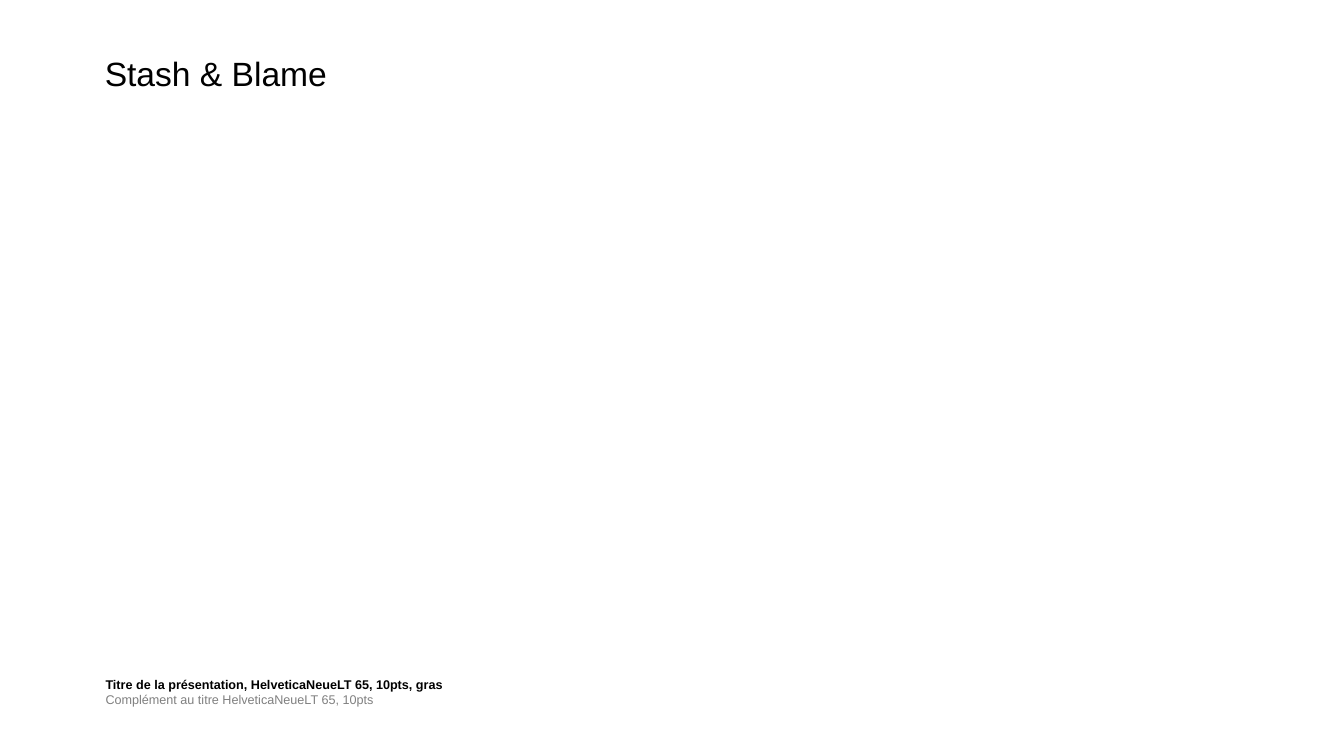
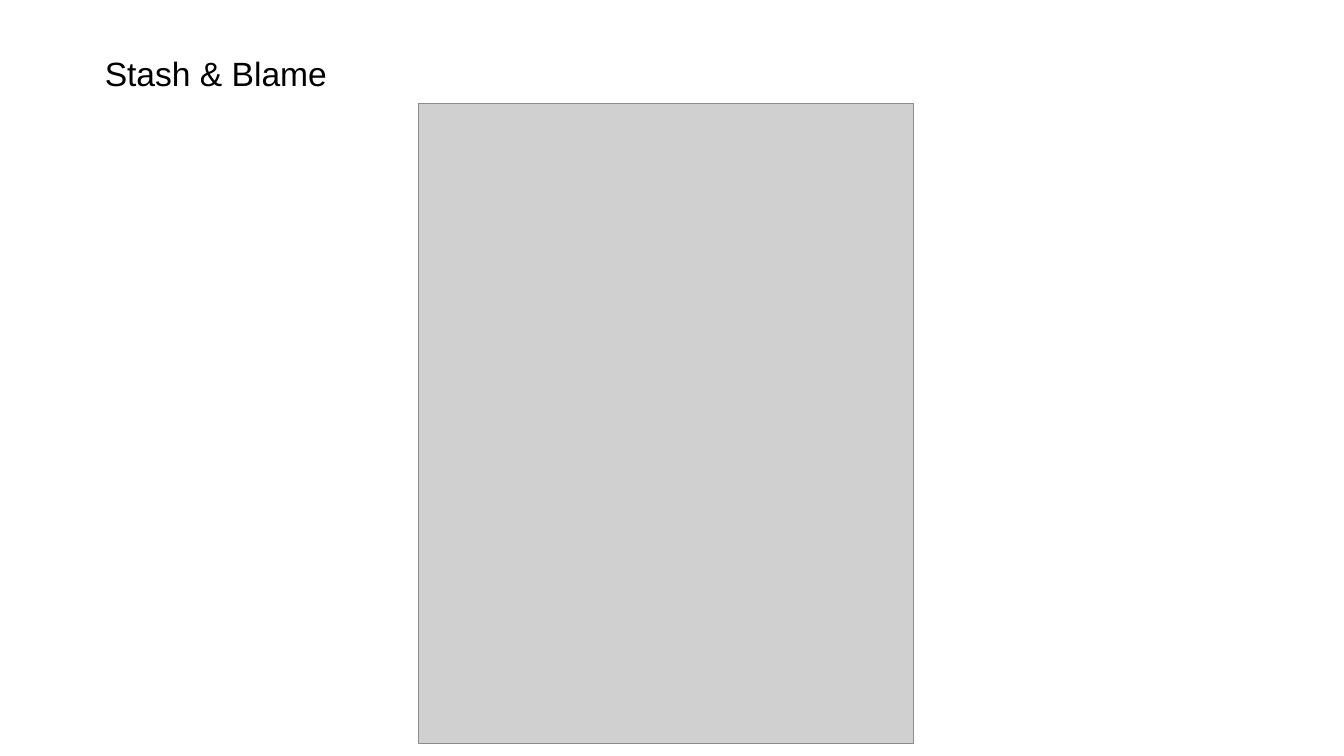
Before and after one commit to Xaviou1003/formation-git, a slide deck: slide 41 of Formation Git - basique.pptx. Drawn at 1344x756 pixels with LibreOffice and Linux fonts; fonts in the diff are those of the drawing; grey boxes stand for pictures; background and template pictures are left out. Boxes give left, top, right and bottom in pixels: in the first picture for what was removed or moved away, otherwise in the second. Text is boxed around its words. In the diff, an @@ line names an element or a change of style, - is before the commit and + after.

```diff
--- a/Formation Git - basique.pptx
+++ b/Formation Git - basique.pptx
@@ picture added at [418, 103, 913, 743] @@
@@ text removed at [106, 679, 443, 707] @@
-Titre de la présentation, HelveticaNeueLT 65, 10pts, gras
-Complément au titre HelveticaNeueLT 65, 10pts
```
Also in this commit, not shown: 2 other slides changed, 2 slides added, 1 slide removed.
